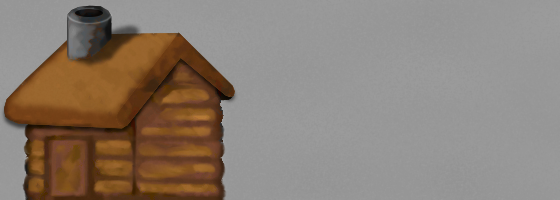
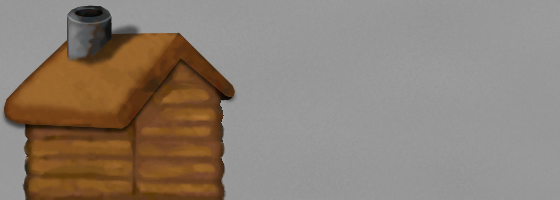
The second 560 × 200 image is a revision of the first. Changes to its layers:
showed "base-Kopie#1", opacity 35% → 26% over bbox(25, 59, 224, 200)
added layer "stuff-nodoor" above "stuff" over bbox(25, 59, 224, 200)
hid "stuff" over bbox(25, 59, 224, 200)
added layer "bg" above "base" over bbox(25, 124, 35, 130)
